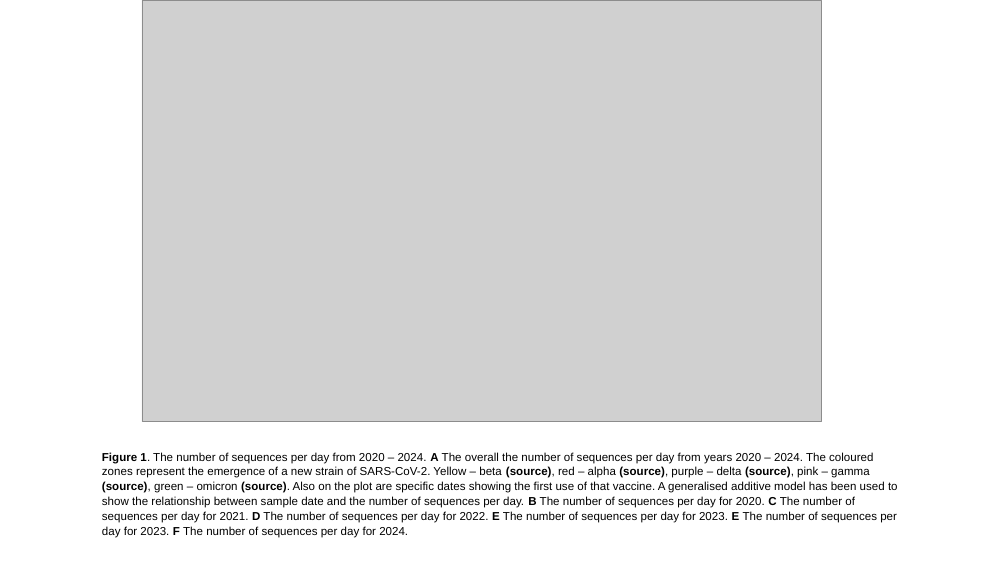
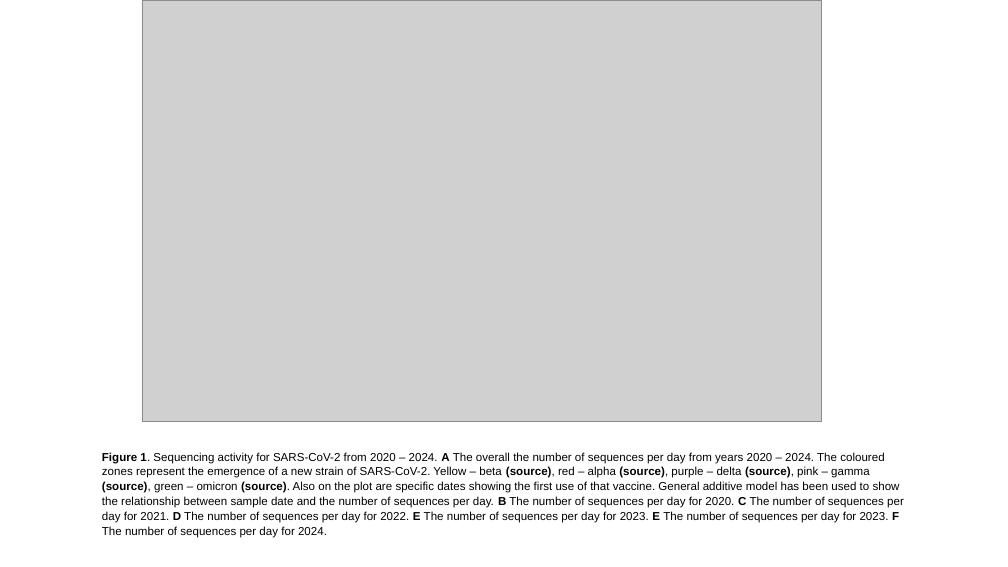
Before and after one commit to sha524/Spike_protein, a slide deck: slide 1 of Plots and Figures/Real plots and figures/Completed figures with captions.pptx. Drawn at 1008x567 pixels with LibreOffice and Linux fonts; fonts in the diff are those of the drawing; grey boxes stand for pictures. Boxes give left, top, right and bottom in pixels: in the first picture for what was removed or moved away, otherwise in the second. Text is boxed around its words. In the diff, an @@ line names an element or a change of style, - is before the commit and + after.

```diff
--- a/Plots and Figures/Real plots and figures/Completed figures with captions.pptx
+++ b/Plots and Figures/Real plots and figures/Completed figures with captions.pptx
@@ text at (102,452,904,538): text changed @@
-Figure 1. The number of sequences per day from 2020 – 2024. A The overall the number of sequences per day from years 2020 – 2024. The coloured zones represent the emergence of a new strain of SARS-CoV-2. Yellow – beta (source), red – alpha (source), purple – delta (source), pink – gamma (source), green – omicron (source). Also on the plot are specific dates showing the first use of that vaccine. A generalised additive model has been used to show the relationship between sample date and the number of sequences per day. B The number of sequences per day for 2020. C The number of sequences per day for 2021. D The number of sequences per day for 2022. E The number of sequences per day for 2023. E The number of sequences per day for 2023. F The number of sequences per day for 2024.
+Figure 1. Sequencing activity for SARS-CoV-2 from 2020 – 2024. A The overall the number of sequences per day from years 2020 – 2024. The coloured zones represent the emergence of a new strain of SARS-CoV-2. Yellow – beta (source), red – alpha (source), purple – delta (source), pink – gamma (source), green – omicron (source). Also on the plot are specific dates showing the first use of that vaccine. General additive model has been used to show the relationship between sample date and the number of sequences per day. B The number of sequences per day for 2020. C The number of sequences per day for 2021. D The number of sequences per day for 2022. E The number of sequences per day for 2023. E The number of sequences per day for 2023. F The number of sequences per day for 2024.
```
Also in this commit, not shown: 2 other slides changed, 3 other files.
